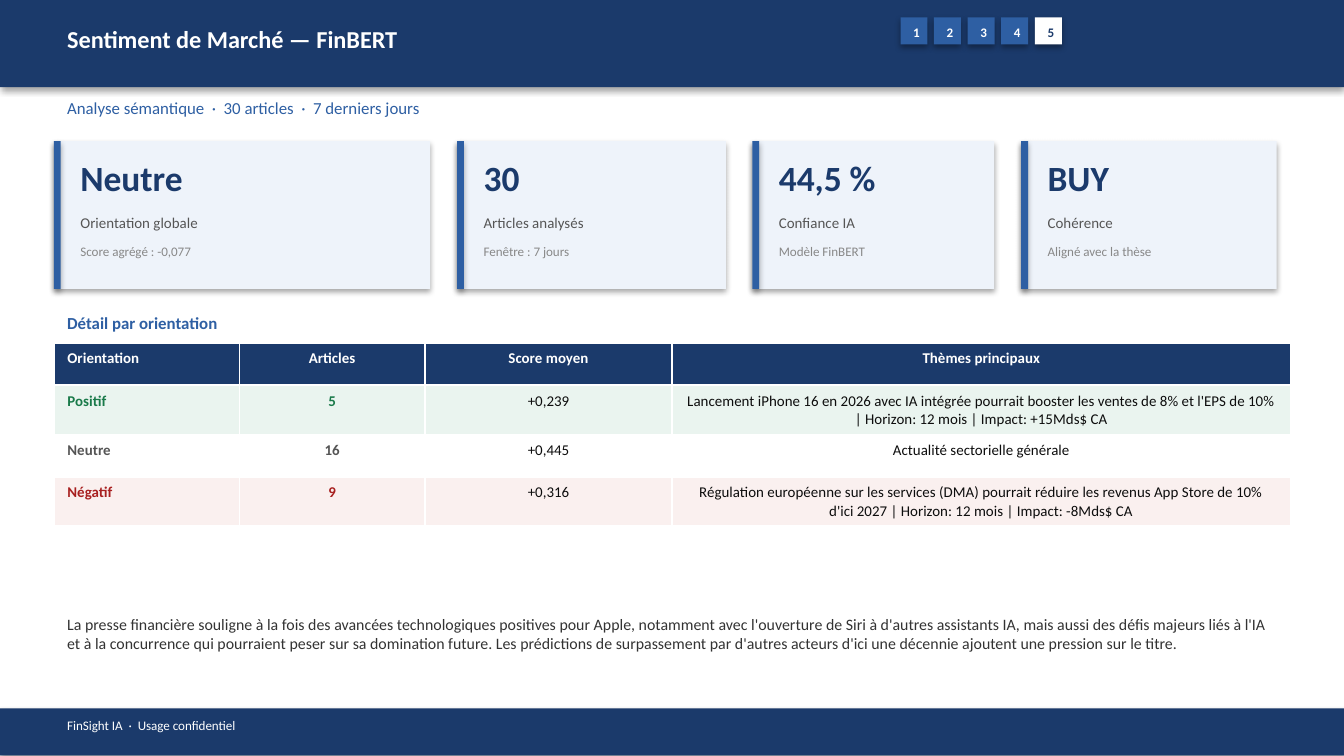
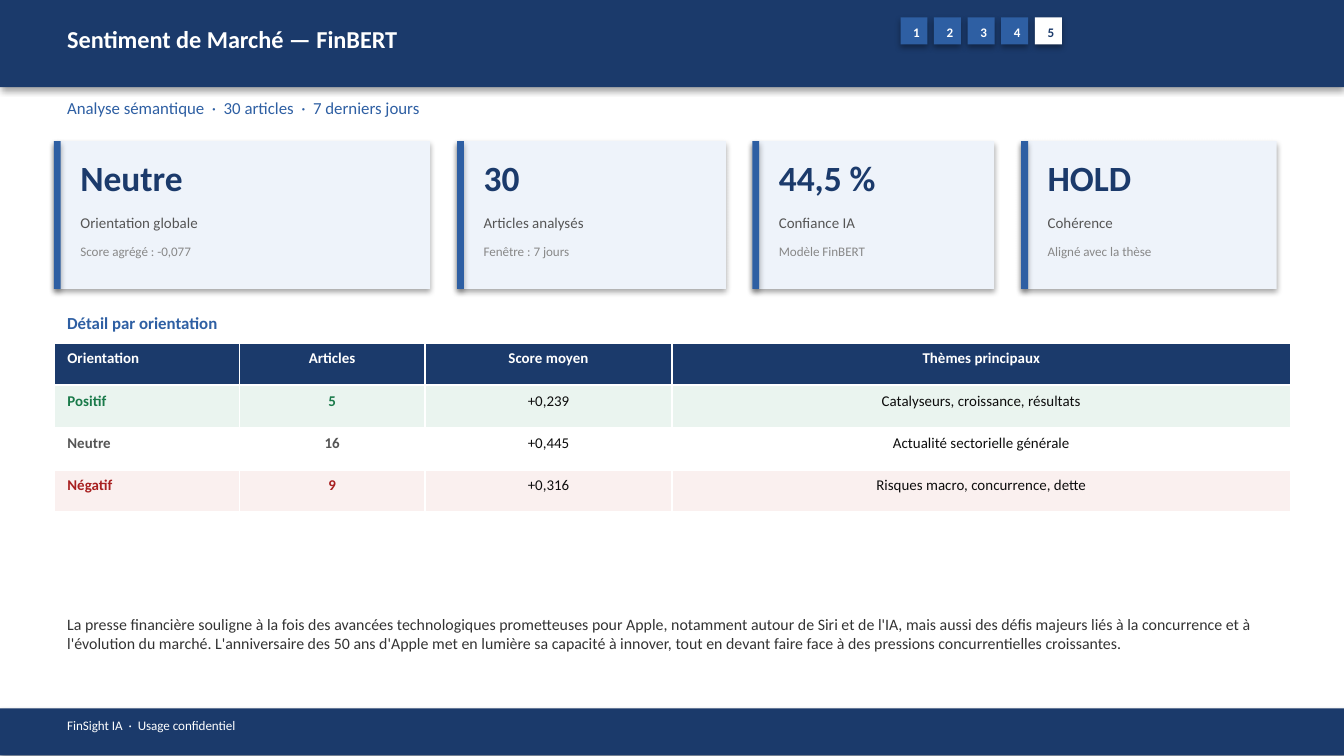
Before and after one commit to baptistejeh07-art/finsight-ia, a slide deck: slide 18 of preview/AAPL/AAPL_pitchbook.pptx. Drawn at 1344x756 pixels with LibreOffice and Linux fonts; fonts in the diff are those of the drawing. Boxes give left, top, right and bottom in pixels: in the first picture for what was removed or moved away, otherwise in the second. Text is boxed around its words. In the diff, an @@ line names an element or a change of style, - is before the commit and + after.

```diff
--- a/preview/AAPL/AAPL_pitchbook.pptx
+++ b/preview/AAPL/AAPL_pitchbook.pptx
@@ text at <box>1048,167,1132,192</box>: text changed @@
-BUY
+HOLD
@@ table at <box>54,343,1290,512</box> @@
-row 2, column 4: Lancement iPhone 16 en 2026 avec IA intégrée pourrait booster les ventes de 8% et l'EPS de 10% | Horizon: 12 mois | Impact: +15Mds$ CA
+row 2, column 4: Catalyseurs, croissance, résultats
-row 4, column 4: Régulation européenne sur les services (DMA) pourrait réduire les revenus App Store de 10% d'ici 2027 | Horizon: 12 mois | Impact: -8Mds$ CA
+row 4, column 4: Risques macro, concurrence, dette
@@ text at <box>67,619,1251,652</box>: text changed @@
-La presse financière souligne à la fois des avancées technologiques positives pour Apple, notamment avec l'ouverture de Siri à d'autres assistants IA, mais aussi des défis majeurs liés à l'IA et à la concurrence qui pourraient peser sur sa domination future. Les prédictions de surpassement par d'autres acteurs d'ici une décennie ajoutent une pression sur le titre.
+La presse financière souligne à la fois des avancées technologiques prometteuses pour Apple, notamment autour de Siri et de l'IA, mais aussi des défis majeurs liés à la concurrence et à l'évolution du marché. L'anniversaire des 50 ans d'Apple met en lumière sa capacité à innover, tout en devant faire face à des pressions concurrentielles croissantes.
```
Also in this commit, not shown: 14 other slides changed, 4 other files.
